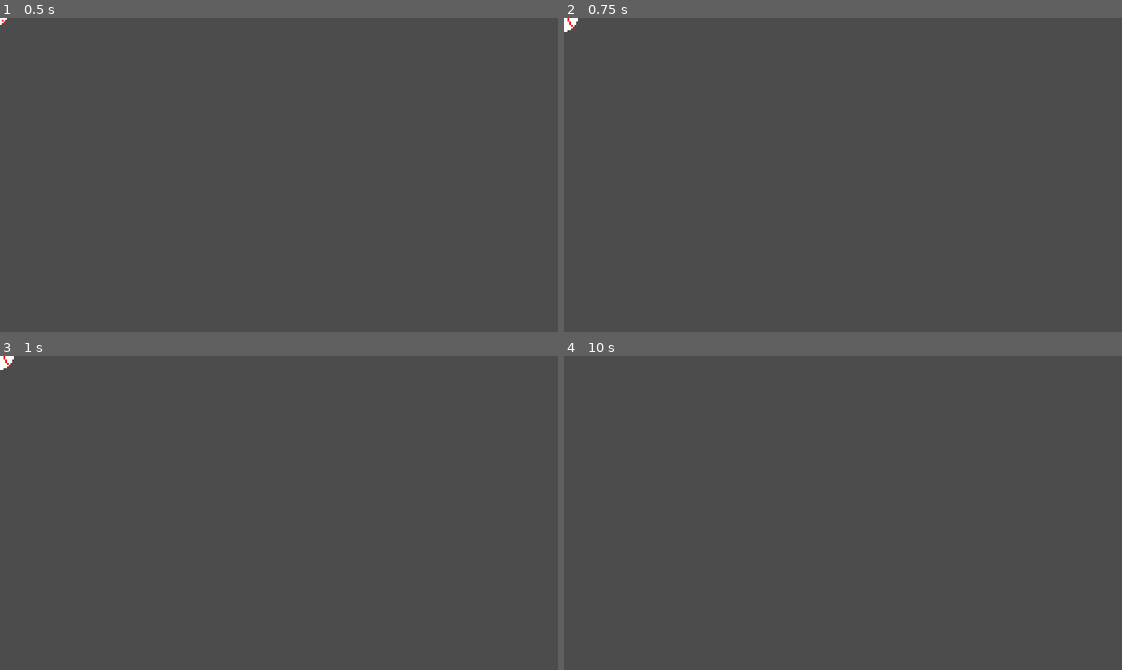
Above: before the commit, frames 1-4 (two rows, left to right).
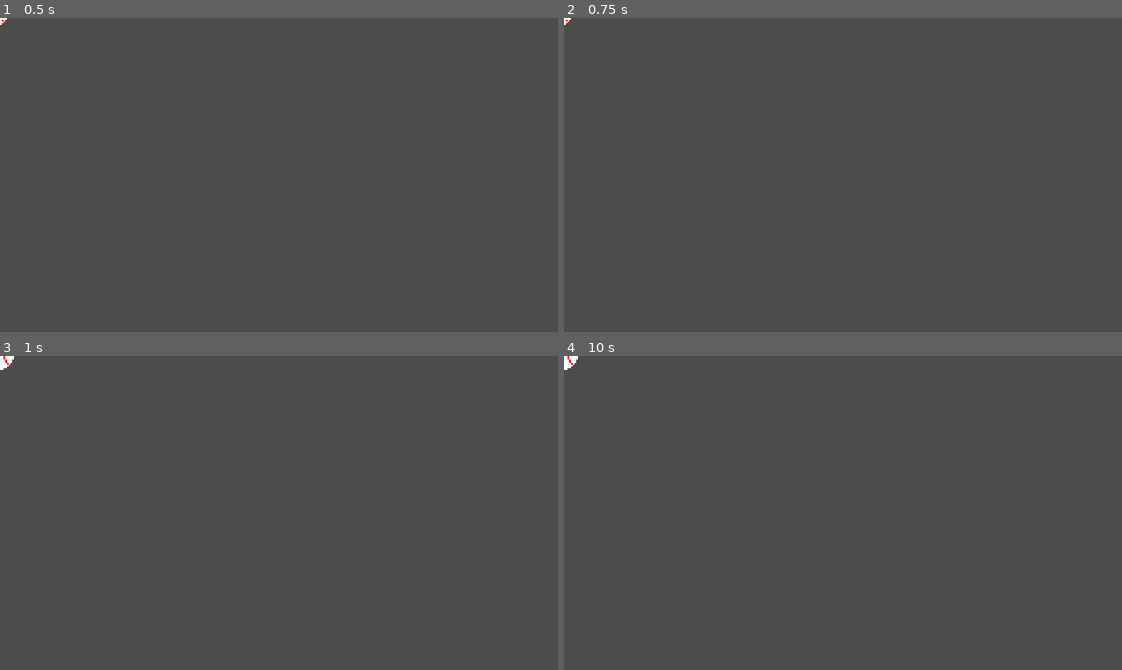
Above: after the commit, the same moments.

Repository: im-deepfriedwater/spaceball-bat
Game: Godot game, scene res://scenes/Baseball.tscn
Two runs of this game, one before a commit and one after it. Both use one fixed random seed, a clock stepped at 60 frames per second and the inputs below. This scene is started directly instead of the project's main scene.
Inputs:
- Up to frame 1 (0.5 s): no input
- Up to frame 2 (0.75 s): tap Enter at 0.5 s
- Up to frame 3 (1 s): no input
- Up to frame 4 (10 s): tap Space at 1.25, 2.75, 4.25 s; tap Enter at 2, 3.5 s

Frame 1 is identical in both runs. In frame 2, less than 0.1% of the frame differs, in the area x 0-3%, y 0-5%; in frame 3, nothing differs; in frame 4, less than 0.1%.

Commit message:
Fixed issues from PR
Renamed a file, repurposed the timer to work for the ball sprite size change, fixed how ball objects get deleted

Diff:
--- a/src/scenes/Baseball.tscn
+++ b/src/scenes/Baseball.tscn
@@ -20,3 +20,5 @@
 root_node = NodePath("../..")
 
 [node name="Baseball-top" type="Node2D" parent="."]
+
+[node name="Timer" type="Timer" parent="."]
--- a/src/scenes/MainBaseballGame.tscn
+++ b/src/scenes/MainBaseballGame.tscn
@@ -3,7 +3,7 @@
 [ext_resource path="res://scripts/MainBaseballGame.gd" type="Script" id=1]
 [ext_resource path="res://assets/backgrounds/ball_diamond_backgroundconcept.png" type="Texture" id=2]
 [ext_resource path="res://scenes/Bat.tscn" type="PackedScene" id=4]
-[ext_resource path="res://scenes/Baseball-launcher.gd" type="Script" id=5]
+[ext_resource path="res://scripts/BaseballLauncher.gd" type="Script" id=5]
 
 [node name="MainBaseballGame" type="Node2D"]
 script = ExtResource( 1 )
@@ -19,8 +19,8 @@
 [node name="FrontLayer" type="Node2D" parent="."]
 
 [node name="Bat" parent="FrontLayer" instance=ExtResource( 4 )]
-position = Vector2( 192, 84 )
+position = Vector2( 192, 100 )
 
-[node name="Baseball-launcher" type="Node2D" parent="FrontLayer"]
-position = Vector2( 21, 161 )
+[node name="BaseballLauncher" type="Node2D" parent="FrontLayer"]
+position = Vector2( 21, 160 )
 script = ExtResource( 5 )
--- a/src/scripts/Baseball.gd
+++ b/src/scripts/Baseball.gd
@@ -1,12 +1,13 @@
 class_name Baseball
 extends KinematicBody2D
 
-export var TIME_UNTIL_DISAPPEARS = 10.0
 export var BASEBALL_GRAVITY = 1.0
-export var SMALL_BALL_FRAMES = 40
+export var SMALL_BALL_TIME = 0.9
+var DELETE_Y = 250
 
 onready var sprite = $Sprite
 onready var collision_shape = $CollisionShape2D
+onready var timer = $Timer
 
 var is_following_path = false
 var current_velocity: Vector2
@@ -14,10 +15,8 @@
 # Called when the node enters the scene tree for the first time.
 func _ready():
 	#print("Setting timeout")
-	var timer := Timer.new()
-	add_child(timer)
 	timer.one_shot = true
-	timer.wait_time= TIME_UNTIL_DISAPPEARS
+	timer.wait_time= SMALL_BALL_TIME
 	timer.start()
 	timer.connect("timeout", self, "on_timeout")
 
@@ -30,11 +29,7 @@
 
 
 func _physics_process(_delta):
-	#tracks invuln and scaling
-	current_frame +=1
-	if (current_frame == 40):
-		sprite.scale = Vector2(1, 1)
-		collision_shape.disabled = false
+
 
 	if !is_following_path && current_velocity:
 		#print("physics step: ")
@@ -43,7 +38,10 @@
 		move_and_collide(current_velocity , false, true, false)
 
 		#Apply Gravity
+		print(global_position)
 		current_velocity.y += BASEBALL_GRAVITY * _delta
+		if global_position.y > DELETE_Y:
+			queue_free();
 
 
 
@@ -56,5 +54,5 @@
 	pass
 
 func on_timeout ():
-	#print("removing ball")
-	queue_free();
+	sprite.scale = Vector2(1, 1)
+	collision_shape.disabled = false
Renamed: src/scenes/Baseball-launcher.gd -> src/scripts/BaseballLauncher.gd
